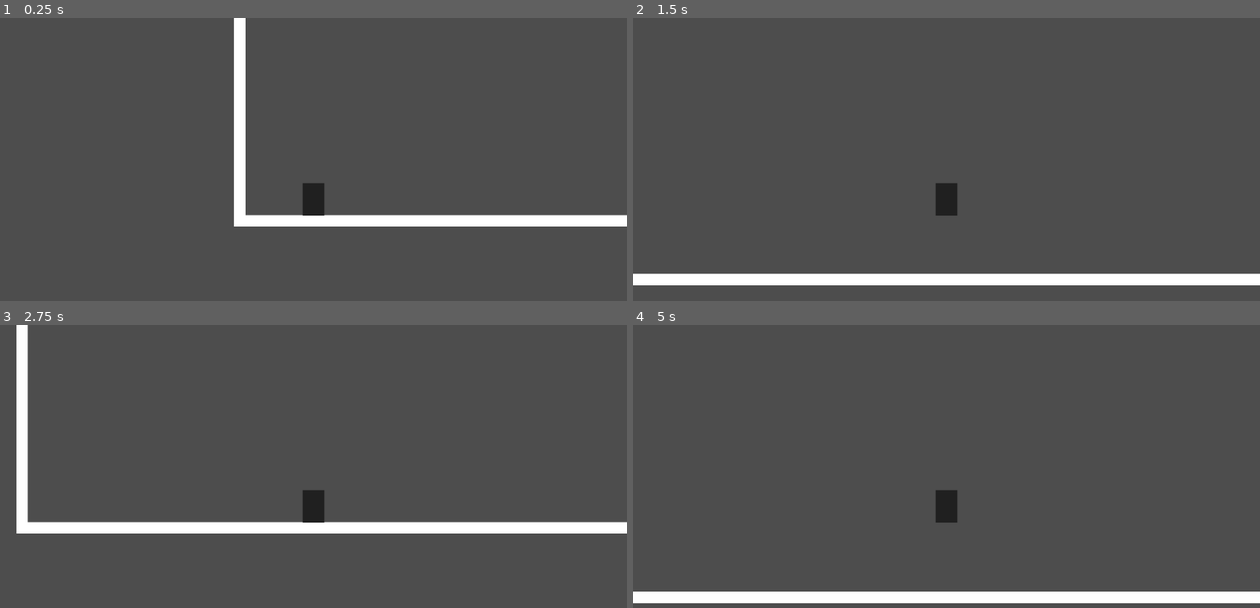
Above: before the commit, frames 1-4 (two rows, left to right).
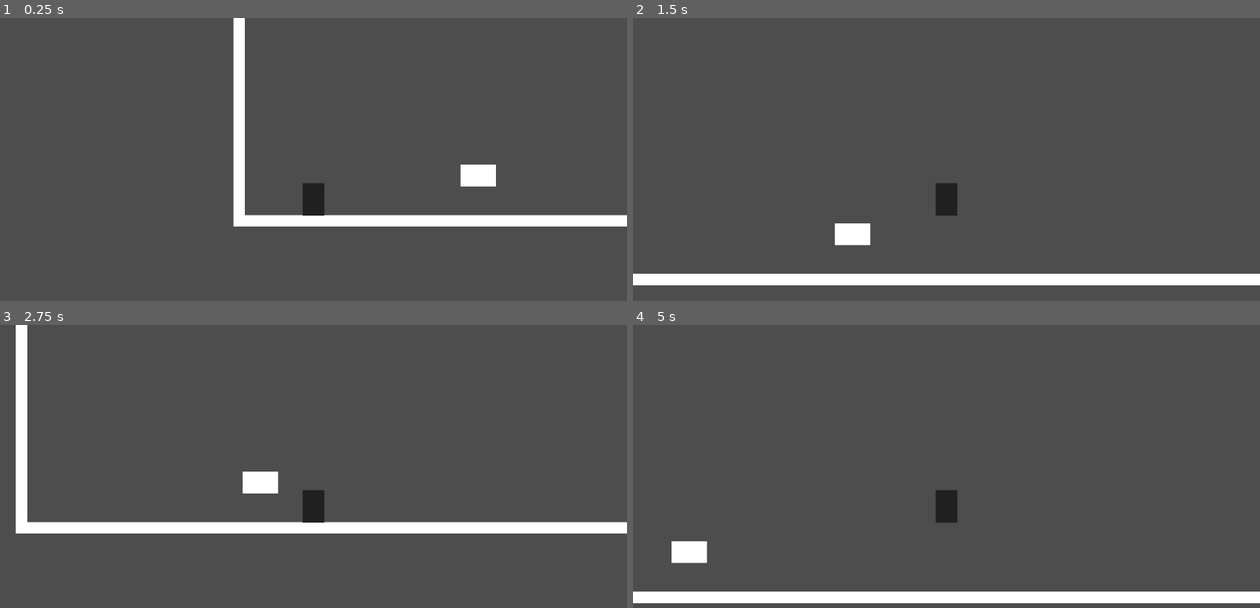
Above: after the commit, the same moments.

Repository: denzel-robin/The-Tenth-Ascension
Game: Godot game, scene res://main.tscn
The game is run twice, just before and just after one commit, with the same random seed, the same clock (stepped at 60 frames per second) and the same inputs. Before the commit the project has no main scene; this scene is started directly in both runs.
Inputs:
- Up to frame 1 (0.25 s): no input
- Up to frame 2 (1.5 s): tap Enter at 0.5 s; hold Right (move_right) from 0.53 s (still down); tap Space (jump) at 0.77 s
- Up to frame 3 (2.75 s): tap Space (jump) at 1.52 s; release Right (move_right) at 2.03 s; hold Left (move_left) from 2.03 s (still down)
- Up to frame 4 (5 s): release Left (move_left) at 2.78 s; hold Right (move_right) 2.78-4.28 s; tap Space (jump) at 3.02, 3.77, 4.52 s; hold Left (move_left) from 4.28 s (still down)

The runs differ from the first frame. In frame 1, 0.6% of the frame differs, in the area x 37-80%, y 0-74%; in frame 2, 0.4%; in frame 3, 0.7%, in the area x 2-45%, y 0-74%; in frame 4, 0.4%.

Commit message:
Added hp, mp. Added enemy scene.

Diff:
--- /dev/null
+++ b/detect_enemies.gd
@@ -0,0 +1,13 @@
+extends Area2D
+
+#func _process(delta: float) -> void:
+
+
+func _on_body_entered(body):
+	if body.name == 'Enemy':
+		print(body)
+	#return true
+
+func _on_body_exited(body: Node2D):
+	if body.name == 'Enemy':
+		print(body)
--- /dev/null
+++ b/enemy.gd
@@ -0,0 +1,6 @@
+extends CharacterBody2D
+
+var hp = 100
+
+func _physics_process(delta: float) -> void:
+	print('Enemy HP: ',hp)
--- /dev/null
+++ b/enemy.tscn
@@ -0,0 +1,20 @@
+[gd_scene load_steps=3 format=3 uid="uid://byo1ouj8lv1rp"]
+
+[ext_resource type="Script" uid="uid://bqu1t1j12x0mh" path="res://enemy.gd" id="1_7k104"]
+
+[sub_resource type="RectangleShape2D" id="RectangleShape2D_7xaro"]
+size = Vector2(65, 39.5)
+
+[node name="Enemy" type="CharacterBody2D"]
+position = Vector2(4, 15)
+script = ExtResource("1_7k104")
+
+[node name="CollisionShape2D" type="CollisionShape2D" parent="."]
+position = Vector2(187.5, 59.25)
+shape = SubResource("RectangleShape2D_7xaro")
+
+[node name="ColorRect" type="ColorRect" parent="."]
+offset_left = 155.0
+offset_top = 39.0
+offset_right = 220.0
+offset_bottom = 79.0
--- a/main.tscn
+++ b/main.tscn
@@ -1,8 +1,9 @@
-[gd_scene load_steps=4 format=3 uid="uid://d38gqerbq24ea"]
+[gd_scene load_steps=5 format=3 uid="uid://d38gqerbq24ea"]
 
 [ext_resource type="PackedScene" uid="uid://dhwou1ub8ak8u" path="res://dummy-floor.tscn" id="1_0xm2m"]
 [ext_resource type="PackedScene" uid="uid://cegsf7phk00tv" path="res://player.tscn" id="2_h2yge"]
 [ext_resource type="PackedScene" uid="uid://6df5oykoictu" path="res://wall.tscn" id="3_h2yge"]
+[ext_resource type="PackedScene" uid="uid://byo1ouj8lv1rp" path="res://enemy.tscn" id="4_1bvp3"]
 
 [node name="Main" type="Node2D"]
 
@@ -11,10 +12,13 @@
 scale = Vector2(2, 1)
 
 [node name="Player" parent="." instance=ExtResource("2_h2yge")]
-position = Vector2(146, 584)
+position = Vector2(147, 579)
 
 [node name="Wall" parent="." instance=ExtResource("3_h2yge")]
 position = Vector2(2296, 71)
 
 [node name="Wall2" parent="." instance=ExtResource("3_h2yge")]
 position = Vector2(10, 71)
+
+[node name="Enemy" parent="." instance=ExtResource("4_1bvp3")]
+position = Vector2(262, 494)
--- a/player.gd
+++ b/player.gd
@@ -3,6 +3,9 @@
 @export var speed: float = 500.0
 @export var gravity: float = 1000.0
 @export var jump_force: float = 500.0
+
+var hp = 100
+var mp = 50
 
 func _physics_process(delta: float) -> void:
 	var direction := Vector2.ZERO
--- a/player.tscn
+++ b/player.tscn
@@ -1,15 +1,20 @@
-[gd_scene load_steps=3 format=3 uid="uid://cegsf7phk00tv"]
+[gd_scene load_steps=5 format=3 uid="uid://cegsf7phk00tv"]
 
 [ext_resource type="Script" uid="uid://l4e0lw40a5vf" path="res://player.gd" id="1_4flbx"]
+[ext_resource type="Script" uid="uid://1bndmp1irmcm" path="res://detect_enemies.gd" id="2_onrkg"]
 
 [sub_resource type="RectangleShape2D" id="RectangleShape2D_4flbx"]
 size = Vector2(38, 59)
 
+[sub_resource type="RectangleShape2D" id="RectangleShape2D_onrkg"]
+size = Vector2(1152, 648)
+
 [node name="Player" type="CharacterBody2D"]
-position = Vector2(394, 319)
+position = Vector2(572, 329)
 script = ExtResource("1_4flbx")
+metadata/_edit_group_ = true
 
-[node name="CollisionShape2D" type="CollisionShape2D" parent="."]
+[node name="ShapeOfPlayer" type="CollisionShape2D" parent="."]
 position = Vector2(0, 9.5)
 shape = SubResource("RectangleShape2D_4flbx")
 
@@ -21,3 +26,12 @@
 color = Color(0.12524, 0.12524, 0.12524, 1)
 
 [node name="Camera2D" type="Camera2D" parent="."]
+
+[node name="DetectEnemies" type="Area2D" parent="."]
+script = ExtResource("2_onrkg")
+
+[node name="CameraShape" type="CollisionShape2D" parent="DetectEnemies"]
+shape = SubResource("RectangleShape2D_onrkg")
+
+[connection signal="body_entered" from="DetectEnemies" to="DetectEnemies" method="_on_body_entered"]
+[connection signal="body_exited" from="DetectEnemies" to="DetectEnemies" method="_on_body_exited"]
--- a/project.godot
+++ b/project.godot
@@ -11,6 +11,7 @@
 [application]
 
 config/name="The Tenth Ascension"
+run/main_scene="uid://d38gqerbq24ea"
 config/features=PackedStringArray("4.4", "Forward Plus")
 config/icon="res://icon.svg"
 
@@ -31,3 +32,28 @@
 "events": [Object(InputEventKey,"resource_local_to_scene":false,"resource_name":"","device":-1,"window_id":0,"alt_press …(191 unchanged characters)…
 ]
 }
+Card1={
+"deadzone": 0.2,
+"events": [Object(InputEventKey,"resource_local_to_scene":false,"resource_name":"","device":-1,"window_id":0,"alt_pressed":false,"shift_pressed":false,"ctrl_pressed":false,"meta_pressed":false,"pressed":false,"keycode":0,"physical_keycode":49,"key_label":0,"unicode":49,"location":0,"echo":false,"script":null)
+]
+}
+Card2={
+"deadzone": 0.2,
+"events": [Object(InputEventKey,"resource_local_to_scene":false,"resource_name":"","device":-1,"window_id":0,"alt_pressed":false,"shift_pressed":false,"ctrl_pressed":false,"meta_pressed":false,"pressed":false,"keycode":0,"physical_keycode":50,"key_label":0,"unicode":50,"location":0,"echo":false,"script":null)
+]
+}
+Card3={
+"deadzone": 0.2,
+"events": [Object(InputEventKey,"resource_local_to_scene":false,"resource_name":"","device":-1,"window_id":0,"alt_pressed":false,"shift_pressed":false,"ctrl_pressed":false,"meta_pressed":false,"pressed":false,"keycode":0,"physical_keycode":51,"key_label":0,"unicode":51,"location":0,"echo":false,"script":null)
+]
+}
+Card4={
+"deadzone": 0.2,
+"events": [Object(InputEventKey,"resource_local_to_scene":false,"resource_name":"","device":-1,"window_id":0,"alt_pressed":false,"shift_pressed":false,"ctrl_pressed":false,"meta_pressed":false,"pressed":false,"keycode":0,"physical_keycode":52,"key_label":0,"unicode":52,"location":0,"echo":false,"script":null)
+]
+}
+Card5={
+"deadzone": 0.2,
+"events": [Object(InputEventKey,"resource_local_to_scene":false,"resource_name":"","device":-1,"window_id":0,"alt_pressed":false,"shift_pressed":false,"ctrl_pressed":false,"meta_pressed":false,"pressed":false,"keycode":0,"physical_keycode":53,"key_label":0,"unicode":53,"location":0,"echo":false,"script":null)
+]
+}
Not shown, added: detect_enemies.gd.uid
Not shown, added: enemy.gd.uid
